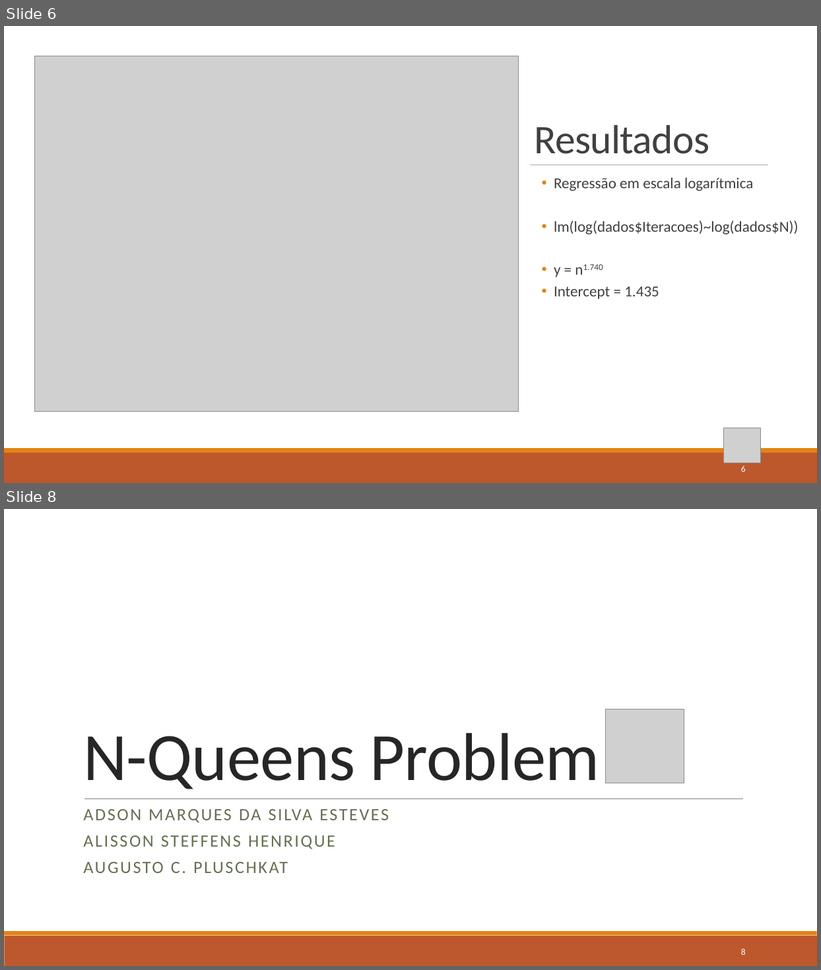
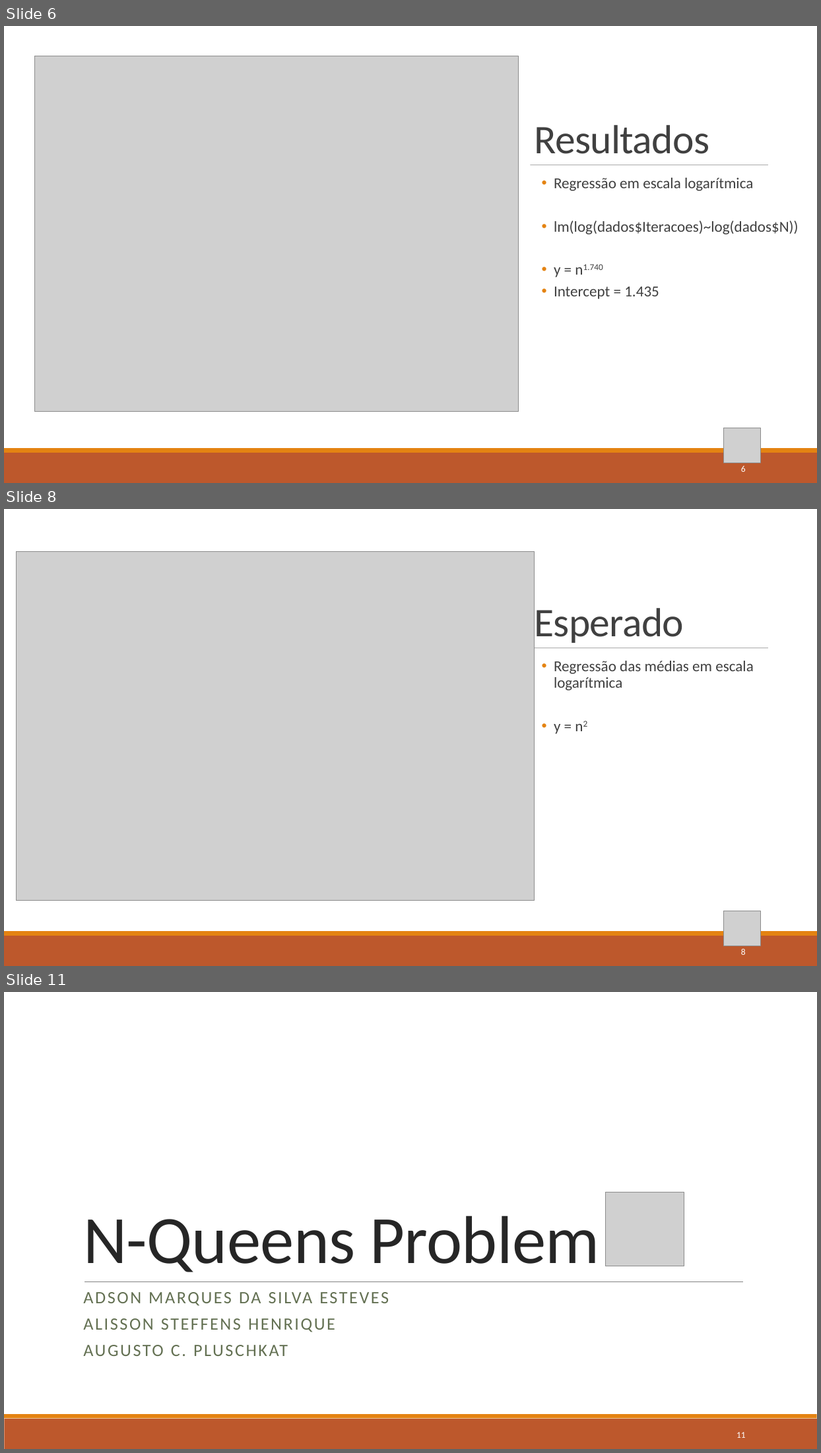
Before and after one commit to BeholderDEV/discretequeensproblem, a slide deck: N-Queens Problem Complexidade.pptx. Shown one above the other, each under a label of ours: slides 6 and 8 before the commit, slides 6, 8 and 11 after it; the slides between them are not shown. The pictures are 821x970 and 821x1453 pixels, drawn with LibreOffice and Linux fonts; fonts in the diff are those of the drawing; grey boxes stand for pictures. Boxes give left, top, right and bottom in pixels: in the first picture for what was removed or moved away, otherwise in the second. Text is boxed around its words. In the diff, an @@ line names an element or a change of style, - is before the commit and + after.

```diff
--- a/N-Queens Problem Complexidade.pptx
+++ b/N-Queens Problem Complexidade.pptx
@@ slide 8 added at [4, 509, 817, 966], background #FFFFFF @@
@@ rectangle added at [4, 509, 817, 931], fill #FFFFFF @@
@@ picture added at [16, 551, 535, 900] @@
@@ title added at [534, 603, 684, 646], 48 pt, text #404040 @@
+Esperado
@@ line added from (531, 648) to (768, 648), #808080 0.5 pt @@
@@ text added at [554, 661, 753, 734], 18 pt, text #404040 @@
+  • Regressão das médias em escala logarítmica
+  • y = n2
@@ picture added at [725, 912, 762, 947] @@
@@ rectangle added at [4, 936, 817, 966], fill #BD582C @@
@@ rectangle added at [4, 931, 817, 936], fill #E48312 @@
@@ page number added at [741, 949, 746, 955], 10.5 pt, text #FFFFFF @@
+8
@@ what was slide 8 is now slide 11 @@
@@ page number at [737, 1432, 746, 1438]: text changed @@
-8
+11
```
Also in this commit, not shown: 4 slides changed, 2 other slides added, 5 other files.
